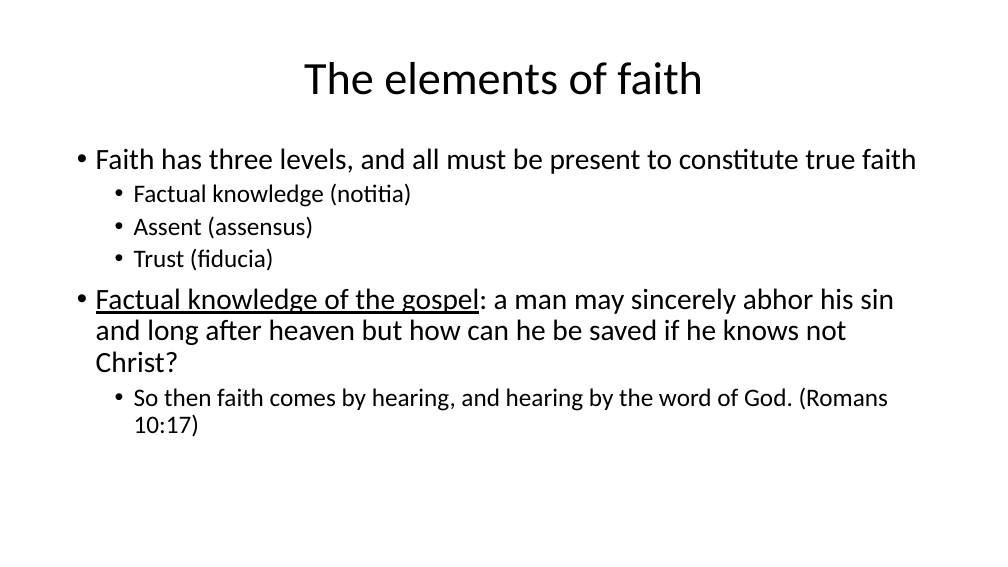
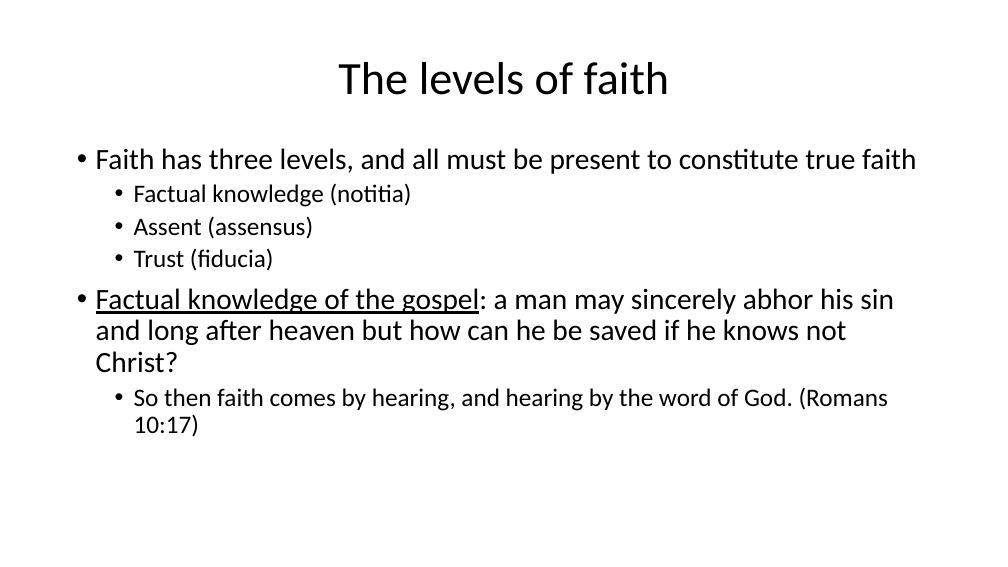
Before and after one commit to csmatyi/calvary_sunday_school, a slide deck: slide 10 of WSC85-88_211205.pptx. Drawn at 1008x567 pixels with LibreOffice and Linux fonts; fonts in the diff are those of the drawing. Boxes give left, top, right and bottom in pixels: in the first picture for what was removed or moved away, otherwise in the second. Text is boxed around its words. In the diff, an @@ line names an element or a change of style, - is before the commit and + after.

```diff
--- a/WSC85-88_211205.pptx
+++ b/WSC85-88_211205.pptx
@@ title at [338,62,670,95]: text changed @@
-The elements of faith
+The levels of faith
```
Also in this commit, not shown: 5 other slides changed.
